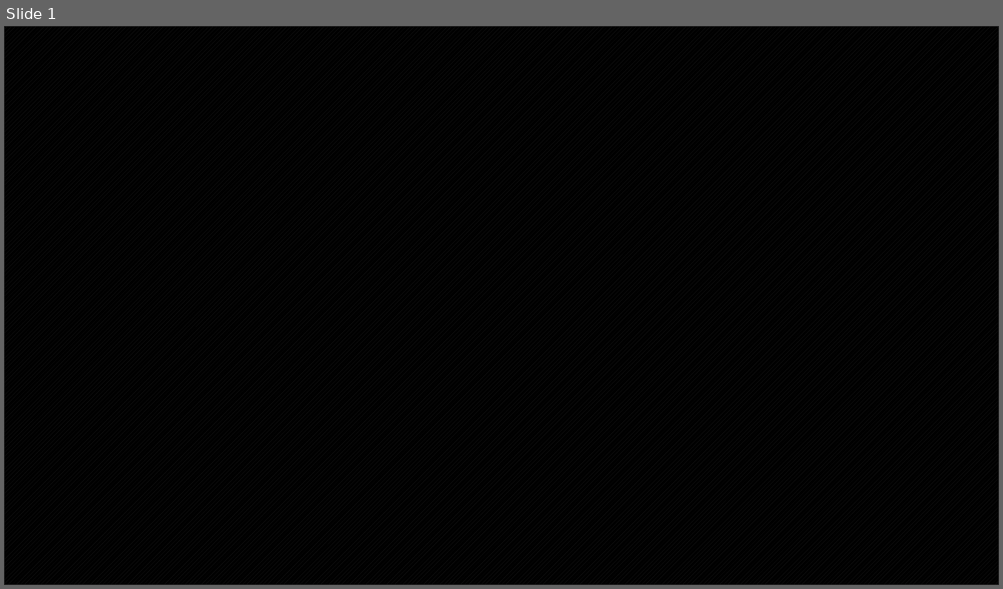
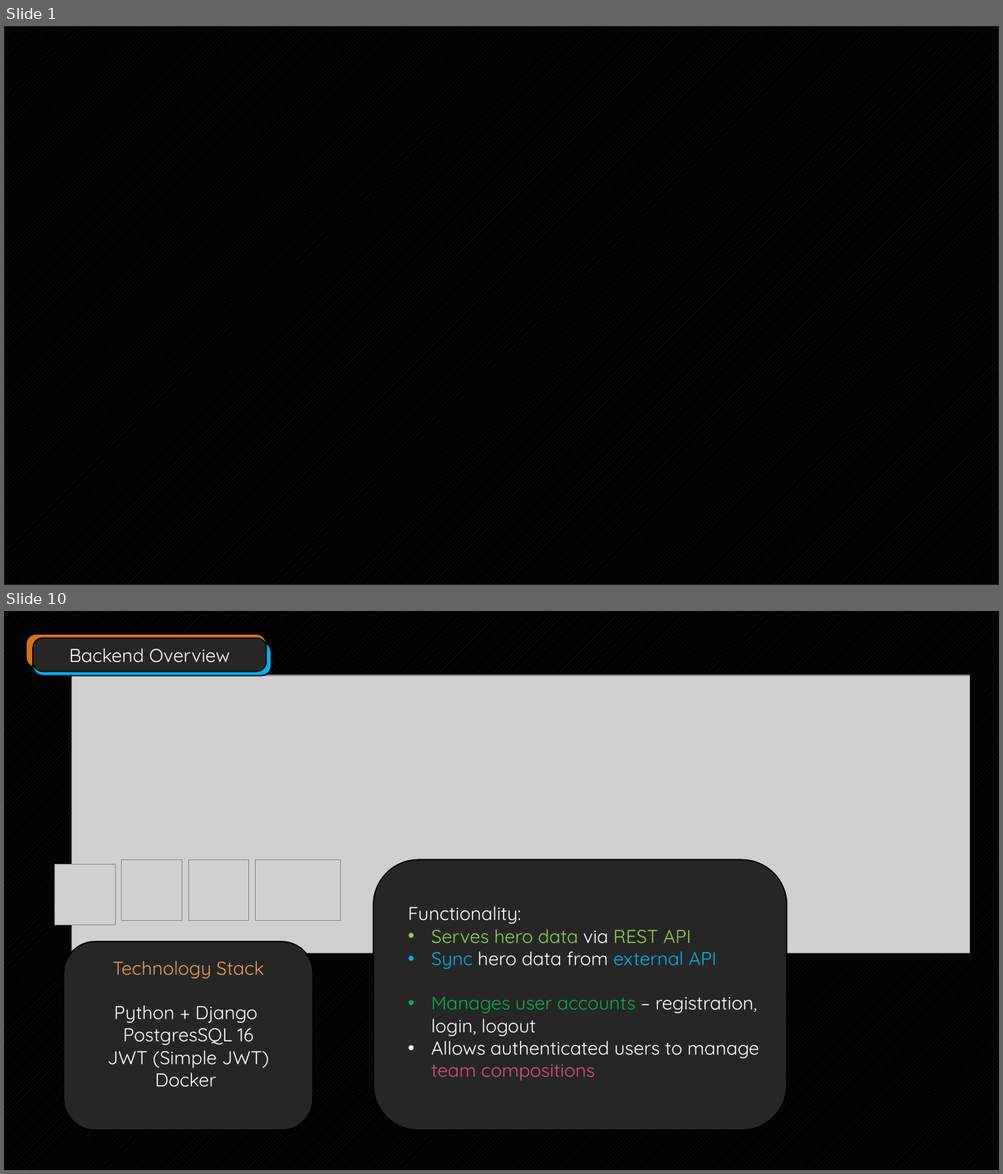
Before and after one commit to endorivium/informational-mastery, a slide deck: SQS/Präsentation.pptx. Shown one above the other, each under a label of ours: slide 1 before the commit, slides 1 and 10 after it; the slides between them are not shown. The pictures are 1003x589 and 1003x1174 pixels, drawn with LibreOffice and Linux fonts; fonts in the diff are those of the drawing; grey boxes stand for pictures; background and template pictures are left out. Boxes give left, top, right and bottom in pixels: in the first picture for what was removed or moved away, otherwise in the second. Text is boxed around its words. In the diff, an @@ line names an element or a change of style, - is before the commit and + after.

```diff
--- a/SQS/Präsentation.pptx
+++ b/SQS/Präsentation.pptx
@@ slide 10 added at [4,611,999,1170], background pattern #212121 on #000000 @@
@@ rounded rectangle added at [26,634,267,668], fill #D9711A, outline #0D0D0D 1.25 pt @@
@@ rounded rectangle added at [33,642,271,676], fill #00B0F0, outline #0D0D0D 1.25 pt @@
@@ rounded rectangle added at [33,638,267,672], fill #262626, outline #0D0D0D 1.25 pt, 18 pt, text #FFFFFF @@
+Backend Overview
@@ picture added at [72,675,970,954] @@
@@ picture added at [55,865,115,925] @@
@@ picture added at [122,860,182,920] @@
@@ picture added at [188,860,249,920] @@
@@ picture added at [255,860,341,920] @@
@@ rounded rectangle added at [373,860,787,1131], fill #262626, outline #000000 1.25 pt @@
@@ text added at [408,906,759,1081], 18 pt, text #FFFFFF @@
+Functionality:
+• Serves hero data via REST API
+• Sync hero data from external API
+• Manages user accounts – registration, login, logout
+• Allows authenticated users to manage team compositions
@@ rounded rectangle added at [64,943,313,1131], fill #262626, outline #000000 1.25 pt @@
@@ text added at [108,961,269,1088], 18 pt, text #FFFFFF @@
+Technology Stack
+Python + Django
+PostgresSQL 16
+JWT (Simple JWT)
+Docker
```
Also in this commit, not shown: 1 slide changed, 17 other slides added, 1 slide removed, 8 other files.
